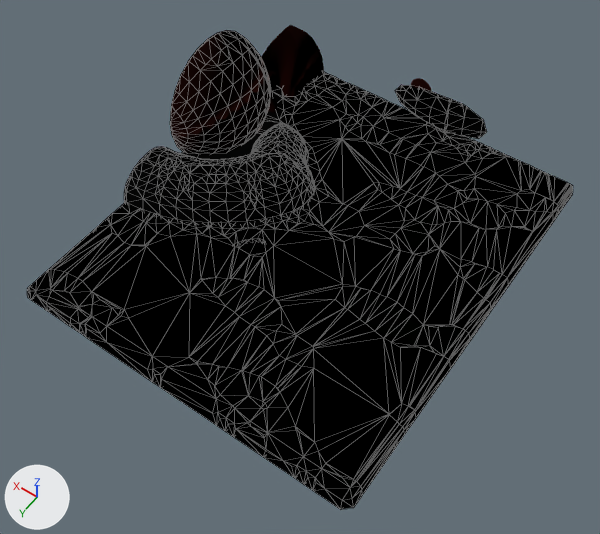
What one commit did to the glTF model assets/models/enemies/brick_bulb_tl.glb.
Rendered twice from a 50 mm lens placed at (-19.6, 29.0, 42.2), pointed at (-1.1, 3.1, 1.6). The lights are fixed; the arrows at lower left show +X, +Y and +Z. The older version comes first. Mesh edges are drawn as thin lines on the coarser meshes. Vertices at exactly the same position are counted once.

Names of what the first picture shows: 'bulb', 'hood', 'ring_l', 'stalk', 'wall' and 1 more.
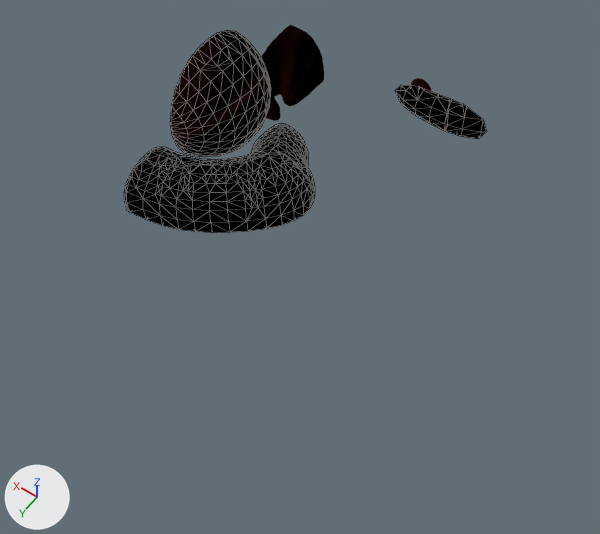
Changed parts and their boxes (x1, y1, x2, y2) in the pictures (600 x 534 px; the box of a moved part takes in the faces that stretch with it):
'wall', deleted
    before: (27, 72, 573, 509)
    faces in mat_ring_wall_01_1 (black #0a0a0a): (49, 85, 573, 494)
    faces in mat_ring_wall_02_2 (black #161616): (27, 76, 559, 509)
    faces in mat_ring_wall_04_4 (dark grey #303030): (47, 73, 491, 409)
    faces in mat_ring_wall_05_5 (dark grey #404040): (181, 72, 482, 210)
'hood', reshaped
    before: (124, 123, 315, 241)
    after: (124, 123, 315, 233)
part 1 of me_hood_003, moved or reshaped
    before: (150, 123, 301, 225)
    after: (150, 123, 301, 233)
part 2 of me_hood_003, moved or reshaped
    before: (303, 199, 310, 207)
    after: (303, 199, 310, 215)

What changed in the scene script:
```text
Change me_hood_003:
    used by ob_hood; location = (0.0, 0.0, 0.0)
    verts and faces of me_hood_003; kept vertices keep their numbers, new ones are numbered from 517
    before: 368 (2.0, -2.38, 1.0) at pixel (309, 198), 369 (2.0, -1.63, 1.0) at pixel (303, 205), 504 (2.0, -2.38, 0.0), 505 (2.0, -1.62, 0.0)
    remove me_hood_003.from_pydata(...)  # 517 vertices, 1026 faces; spans x 2.0..12.0, y -6.84..5.0, z 0.0..3.45
    add me_hood_003.from_pydata(...)  # 500 vertices, 996 faces; spans x 2.0..12.0, y -6.84..5.0, z 0.0..3.45
    me_hood_003 part 1
    56 vertices are removed from x 3.06..12.0, y -5.91..3.72, z 0.99..3.41
    262 faces are deleted
    7 vertices move from x 2.69..7.79, y -2.66..1.0, z 1.94..3.34 to x 2.69..7.74, y -2.69..1.0, z 1.95..3.34
    81 vertices are added at x 3.06..12.0, y -5.92..3.75, z 1.0..3.4
    139 new faces join them, mat_ring_grey_05_5 (dark grey #404040)
    173 new faces join them, mat_ring_grey_07_7 (dark grey #575757)
    me_hood_003 part 2
    add delete_faces([(368, 504, 505), (368, 505, 369)])
    add faces += [(369, 504, 505), (368, 504, 369)]  # mat_ring_grey_07_7 (dark grey #575757)
    other edits to the shape of me_hood_003 do not show in these pictures
Remove ob_wall:
    ob_wall = bpy.data.objects.new('wall', me_wall_002)
    ob_wall.location = (0.0, 0.0, 0.0)
```
